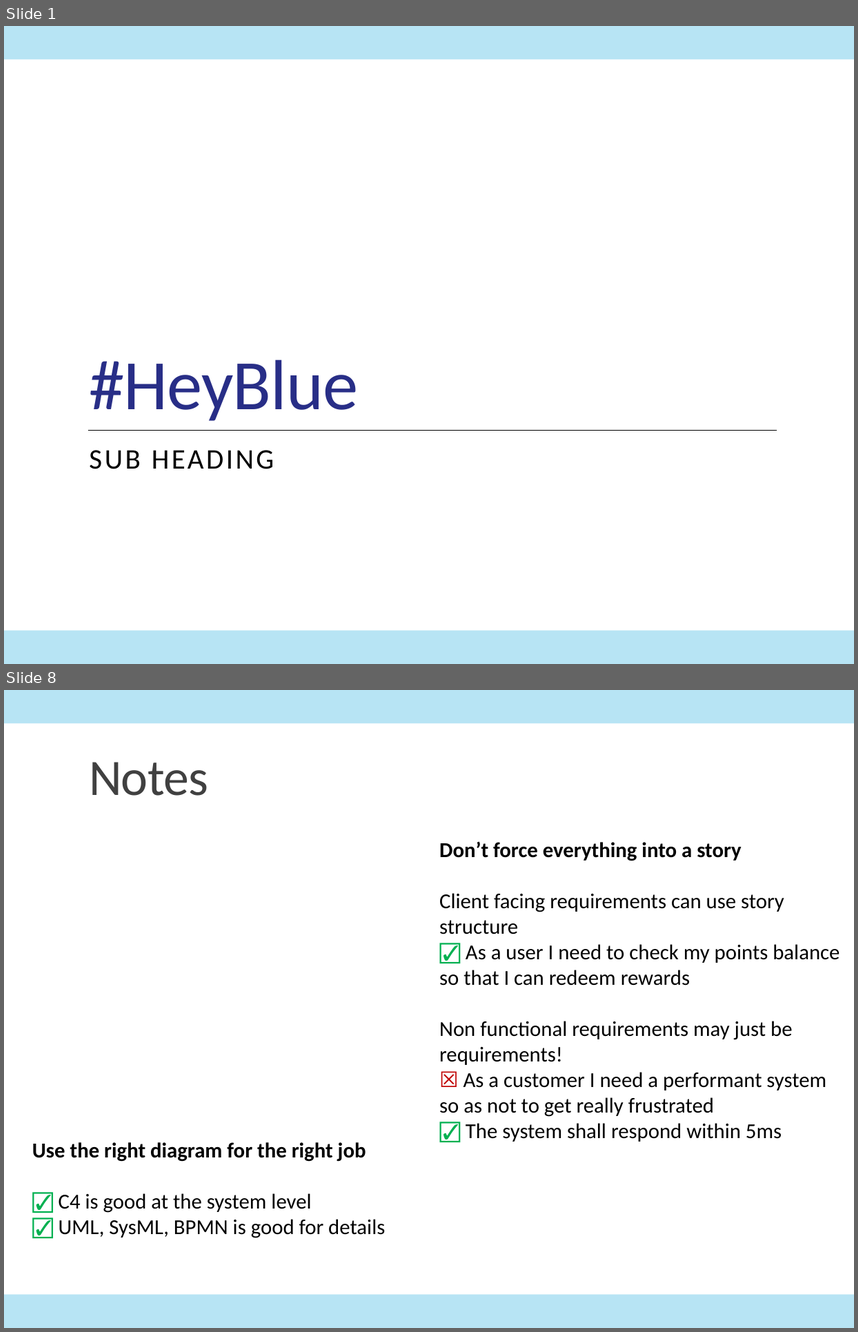
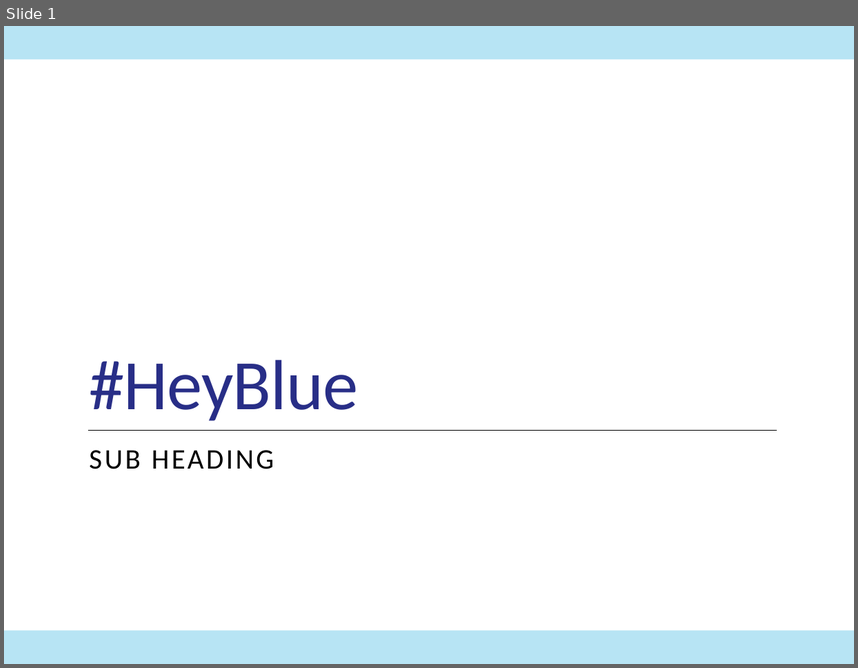
Before and after one commit to ITDependsQ42022/Hey-Blue, a slide deck: HeyBlue.pptx. Shown one above the other, each under a label of ours: slides 1 and 8 before the commit, slide 1 after it; the slides between them are not shown. The pictures are 858x1332 and 858x668 pixels, drawn with LibreOffice and Linux fonts; fonts in the diff are those of the drawing. Boxes give left, top, right and bottom in pixels: in the first picture for what was removed or moved away, otherwise in the second. Text is boxed around its words. In the diff, an @@ line names an element or a change of style, - is before the commit and + after.

```diff
--- a/HeyBlue.pptx
+++ b/HeyBlue.pptx
@@ slide 8 removed at bbox=[4, 690, 854, 1328], background #FFFFFF; not listed: 2 template elements that a slide beside it also shows @@
@@ title removed at bbox=[89, 762, 208, 796] @@
-Notes
@@ text removed at bbox=[439, 841, 840, 1141] @@
-Don’t force everything into a story
-Client facing requirements can use story structure
-☑ As a user I need to check my points balance so that I can redeem rewards
-Non functional requirements may just be requirements!
-☒ As a customer I need a performant system so as not to get really frustrated
-☑ The system shall respond within 5ms
@@ text removed at bbox=[32, 1142, 385, 1238] @@
-Use the right diagram for the right job
-☑ C4 is good at the system level
-☑ UML, SysML, BPMN is good for details
```
Also in this commit, not shown: 2 slides changed, 2 slides added, 4 other slides removed, 11 other files.
